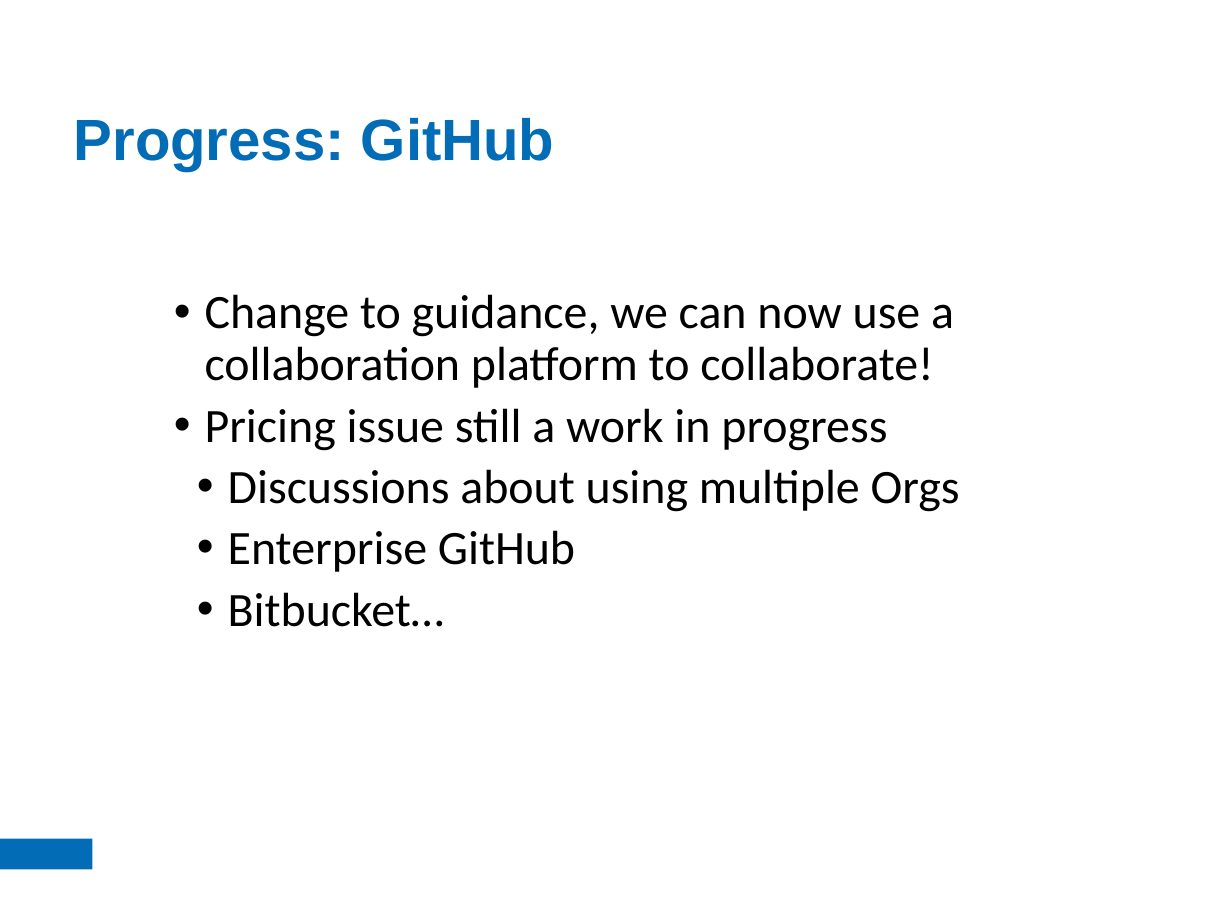
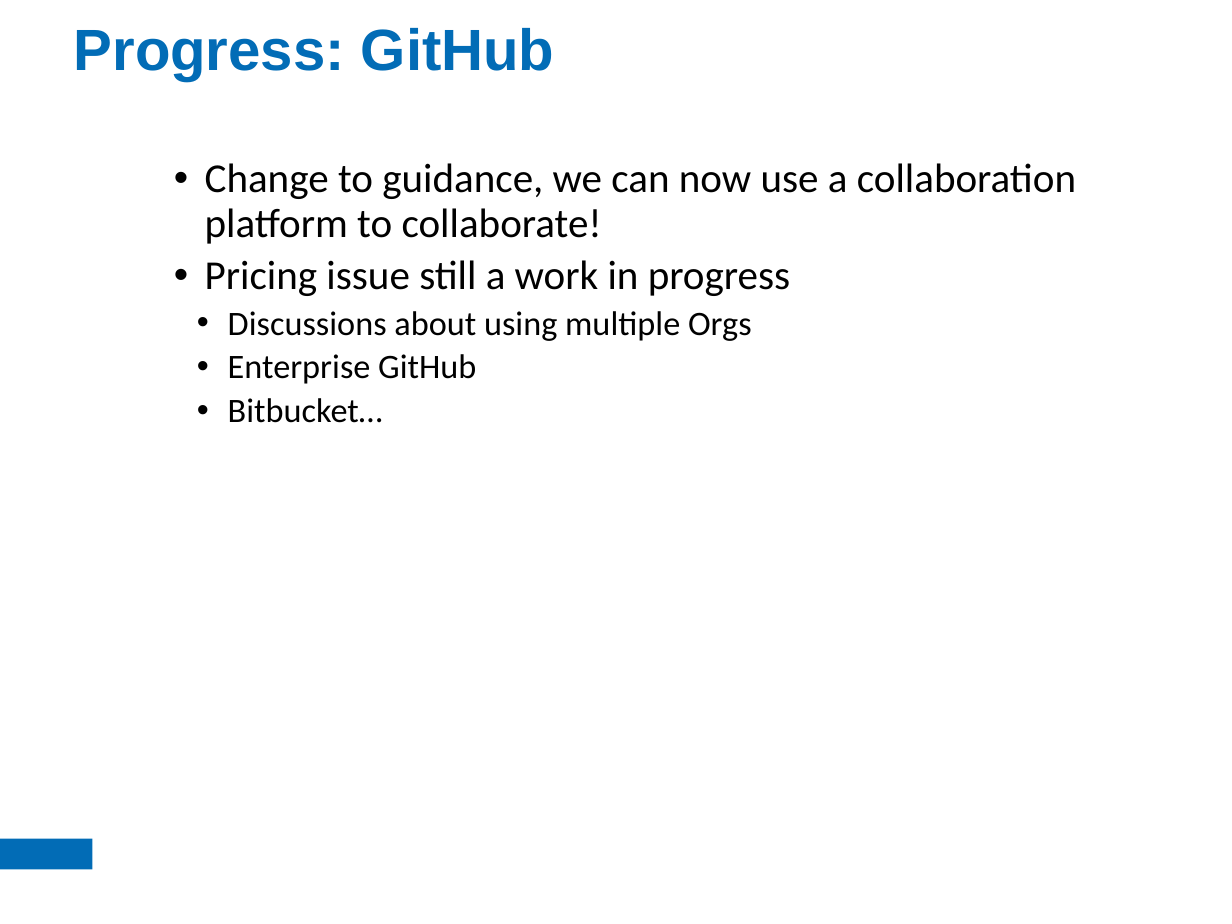
Before and after one commit to jhollist/two_steps_forward, a slide deck: slide 9 of two_steps_forward_outline.pptx. Drawn at 1232x924 pixels with LibreOffice and Linux fonts; fonts in the diff are those of the drawing; background and template pictures are left out. Boxes give left, top, right and bottom in pixels: in the first picture for what was removed or moved away, otherwise in the second. Text is boxed around its words. In the diff, an @@ line names an element or a change of style, - is before the commit and + after.

```diff
--- a/two_steps_forward_outline.pptx
+++ b/two_steps_forward_outline.pptx
@@ title "Progress: GitHub": place and size @@
-title "Progress: GitHub" at (74,118,555,171)
+title "Progress: GitHub" at (74,28,555,81)
@@ text "Change to guidance, we can ...": place and size @@
-text "Change to guidance, we can ..." at (205,294,960,627)
+text "Change to guidance, we can ..." at (205,163,1076,423)
@@ text "Change to guidance, we can ..." at (205,163,1076,423): size 28 to 24 pt in "Change to guidance, we can now use ...", "Pricing issue still a work in progress"; size 28 to 20 pt in "Discussions about using multiple Orgs", "Enterprise GitHub", "Bitbucket…"; less space between paragraphs @@
```
Also in this commit, not shown: 21 other slides changed, 2 other files.
